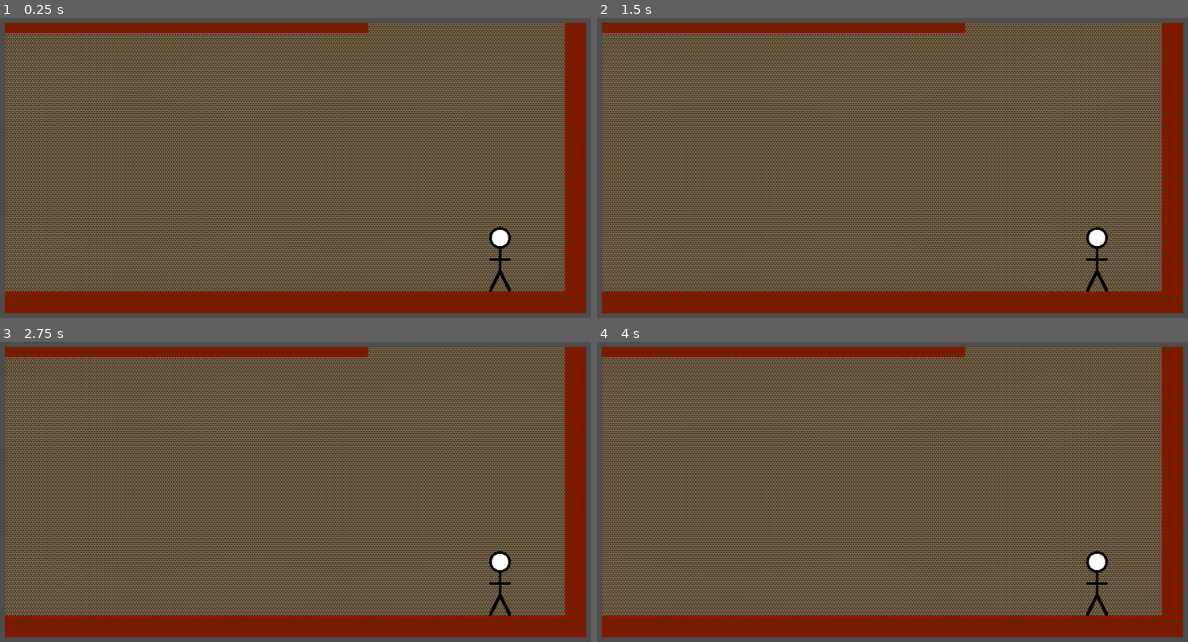
Above: before the commit, frames 1-4 (two rows, left to right).
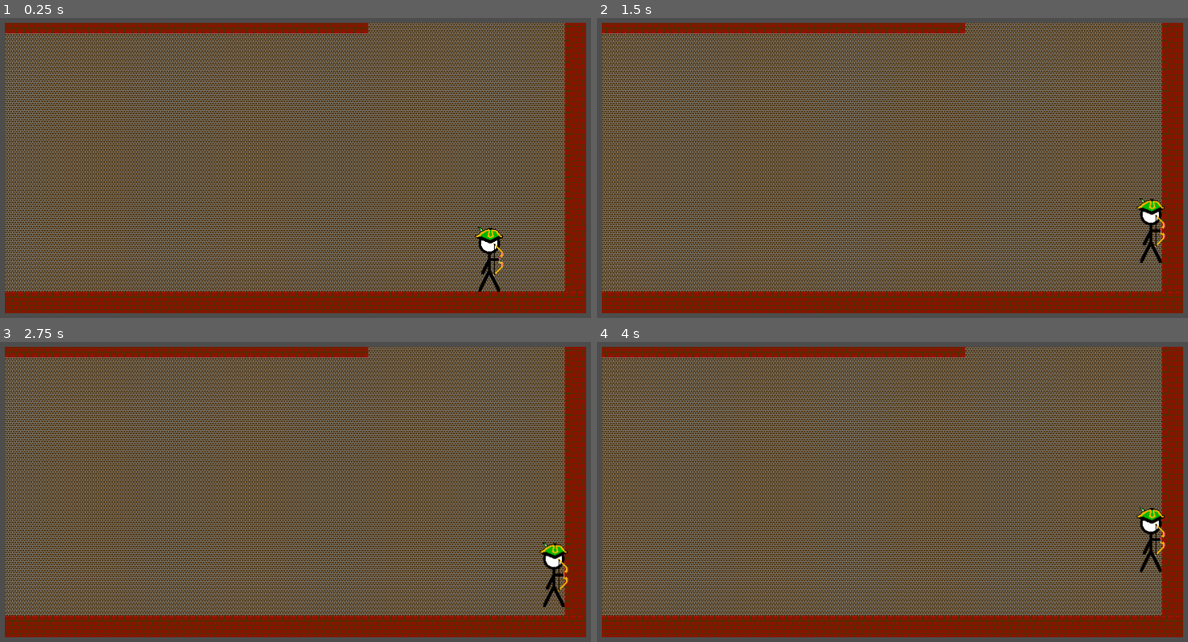
Above: after the commit, the same moments.

Repository: Aelern/AlphaWare
Game: Godot game, scene res://Levels/microgame_manager.tscn
Same seed, same stepped clock (60 frames per second), same inputs: the game is played once before the commit and once after it.
Inputs:
- Up to frame 1 (0.25 s): no input
- Up to frame 2 (1.5 s): tap Enter at 0.5 s; hold Right (right) from 0.53 s (still down); tap Space (action) at 0.6, 1.35 s; tap Up (up) at 0.77 s
- Up to frame 3 (2.75 s): tap Up (up) at 1.52 s; release Right (right) at 2.03 s; hold Left (left) from 2.03 s (still down); tap Space (action) at 2.1 s
- Up to frame 4 (4 s): release Left (left) at 2.78 s; hold Right (right) from 2.78 s (still down); tap Space (action) at 2.85, 3.6 s; tap Up (up) at 3.02, 3.77 s

The runs differ from the first frame. In frame 1, 0.7% of the frame differs, in the area x 80-87%, y 69-92%; in frame 2, 0.9%; in frame 3, 0.9%, in the area x 82-97%, y 66-92%; in frame 4, 0.9%.

Commit message:
Started working on bowman animations

Diff:
--- /dev/null
+++ b/Actors/Maple/arrow.tscn
@@ -0,0 +1,91 @@
+[gd_scene load_steps=12 format=3 uid="uid://bwxmkusnxalb3"]
+
+[ext_resource type="Texture2D" uid="uid://bpa7hobae582e" path="res://Assets/arrow.png" id="1_gyjr5"]
+
+[sub_resource type="AtlasTexture" id="AtlasTexture_gyjr5"]
+atlas = ExtResource("1_gyjr5")
+region = Rect2(0, 0, 32, 8)
+
+[sub_resource type="AtlasTexture" id="AtlasTexture_2lsuf"]
+atlas = ExtResource("1_gyjr5")
+region = Rect2(32, 0, 32, 8)
+
+[sub_resource type="AtlasTexture" id="AtlasTexture_4uv0w"]
+atlas = ExtResource("1_gyjr5")
+region = Rect2(64, 0, 32, 8)
+
+[sub_resource type="AtlasTexture" id="AtlasTexture_eonvq"]
+atlas = ExtResource("1_gyjr5")
+region = Rect2(64, 0, 32, 8)
+
+[sub_resource type="AtlasTexture" id="AtlasTexture_cluhe"]
+atlas = ExtResource("1_gyjr5")
+region = Rect2(96, 0, 32, 8)
+
+[sub_resource type="AtlasTexture" id="AtlasTexture_7yljj"]
+atlas = ExtResource("1_gyjr5")
+region = Rect2(0, 8, 32, 8)
+
+[sub_resource type="AtlasTexture" id="AtlasTexture_t62he"]
+atlas = ExtResource("1_gyjr5")
+region = Rect2(32, 8, 32, 8)
+
+[sub_resource type="AtlasTexture" id="AtlasTexture_hnq4i"]
+atlas = ExtResource("1_gyjr5")
+region = Rect2(64, 8, 32, 8)
+
+[sub_resource type="AtlasTexture" id="AtlasTexture_y5lcn"]
+atlas = ExtResource("1_gyjr5")
+region = Rect2(96, 8, 32, 8)
+
+[sub_resource type="SpriteFrames" id="SpriteFrames_a3uk0"]
+animations = [{
+"frames": [{
+"duration": 1.0,
+"texture": SubResource("AtlasTexture_gyjr5")
+}, {
+"duration": 1.0,
+"texture": SubResource("AtlasTexture_2lsuf")
+}, {
+"duration": 1.0,
+"texture": SubResource("AtlasTexture_4uv0w")
+}],
+"loop": false,
+"name": &"appear",
+"speed": 8.0
+}, {
+"frames": [{
+"duration": 1.0,
+"texture": SubResource("AtlasTexture_eonvq")
+}],
+"loop": true,
+"name": &"default",
+"speed": 5.0
+}, {
+"frames": [{
+"duration": 1.0,
+"texture": SubResource("AtlasTexture_cluhe")
+}, {
+"duration": 1.0,
+"texture": SubResource("AtlasTexture_7yljj")
+}, {
+"duration": 1.0,
+"texture": SubResource("AtlasTexture_t62he")
+}, {
+"duration": 1.0,
+"texture": SubResource("AtlasTexture_hnq4i")
+}, {
+"duration": 1.0,
+"texture": SubResource("AtlasTexture_y5lcn")
+}],
+"loop": false,
+"name": &"impact",
+"speed": 8.0
+}]
+
+[node name="Arrow" type="Node2D"]
+
+[node name="AnimatedSprite2D" type="AnimatedSprite2D" parent="."]
+sprite_frames = SubResource("SpriteFrames_a3uk0")
+animation = &"appear"
+autoplay = "appear"
--- a/Actors/Maple/bowman.gd
+++ b/Actors/Maple/bowman.gd
@@ -2,10 +2,11 @@
 extends CharacterBody2D
 
 @export var top_speed = 200
-@export var acceleration = 25
-@export var jump_speed = 400
-@export var gravity = 50
-@export var terminal_velocity = 300
+@export var acceleration = 2000
+@export var deceleration = 5000
+@export var jump_speed = 390
+@export var gravity = 1200
+@export var terminal_velocity = 1200
 
 var own_speed: Vector2
 var facing_right = false
@@ -23,26 +24,38 @@
 			attack_state(delta)
 		States.HITSTUN:
 			hitstun_state(delta)
+	move_and_slide()
 
 func grounded_state(delta: float):
-	print("Ayy I'm walkin' here")
 	if not is_on_floor():
 		player_state = States.AIR
+	var dir = 0
 	if Input.is_action_pressed("left"):
-		own_speed.x = clamp(own_speed.x - acceleration, top_speed * -1, top_speed)
+		dir = dir - 1
 	if Input.is_action_pressed("right"):
-		own_speed.x = clamp(own_speed.x + acceleration, top_speed * -1, top_speed)
+		dir = dir + 1
+	if dir != 0:
+		own_speed.x = clamp(own_speed.x + acceleration * dir * delta, top_speed * -1, top_speed)
+		if dir == 1 and not facing_right:
+			facing_right = true
+		elif dir == -1 and facing_right:
+			facing_right = false
+	else:
+		if own_speed.x > 0:
+			own_speed.x = clamp(own_speed.x - deceleration * delta, 0, top_speed)
+		elif own_speed.x < 0:
+			own_speed.x = clamp(own_speed.x + deceleration * delta, top_speed * -1, 0)
 	if Input.is_action_just_pressed("action"):
 		own_speed.y = jump_speed * -1
 		player_state = States.AIR
 	velocity = own_speed
 
 func air_state(delta: float):
-	print("Yoooooooooooooop")
-	own_speed.y = clamp(own_speed.y + gravity, jump_speed * -2, terminal_velocity)
+	own_speed.y = clamp(own_speed.y + (gravity * delta), jump_speed * -2, terminal_velocity)
 	if is_on_floor():
 		player_state = States.GROUND
 		own_speed.y = 0
+	velocity = own_speed
 
 func attack_state(delta: float):
 	print("Watch out, I'm shooting at you")
--- a/Actors/Maple/bowman.tscn
+++ b/Actors/Maple/bowman.tscn
@@ -1,8 +1,8 @@
-[gd_scene load_steps=7 format=3 uid="uid://dtwt4cieh17sy"]
+[gd_scene load_steps=18 format=3 uid="uid://dtwt4cieh17sy"]
 
 [ext_resource type="Script" uid="uid://rx8hkw6n4ayy" path="res://Actors/Maple/bowman.gd" id="1_bly47"]
-[ext_resource type="Texture2D" uid="uid://c4jcrica41wew" path="res://Assets/stick_figure.png" id="2_clwwb"]
 [ext_resource type="Script" uid="uid://ccd00snf85m7l" path="res://Components/hurtbox_component.gd" id="3_nahg4"]
+[ext_resource type="Texture2D" uid="uid://dax7c50hvf0u1" path="res://Assets/bowman.png" id="4_e6by0"]
 [ext_resource type="Script" uid="uid://dxm87v2vccskn" path="res://Components/spawner_component.gd" id="4_nahg4"]
 
 [sub_resource type="RectangleShape2D" id="RectangleShape2D_nahg4"]
@@ -12,11 +12,104 @@
 radius = 16.0
 height = 96.0
 
+[sub_resource type="AtlasTexture" id="AtlasTexture_i2f5h"]
+atlas = ExtResource("4_e6by0")
+region = Rect2(0, 0, 48, 96)
+
+[sub_resource type="AtlasTexture" id="AtlasTexture_ut8t2"]
+atlas = ExtResource("4_e6by0")
+region = Rect2(48, 96, 48, 96)
+
+[sub_resource type="AtlasTexture" id="AtlasTexture_gsf4a"]
+atlas = ExtResource("4_e6by0")
+region = Rect2(96, 96, 48, 96)
+
+[sub_resource type="AtlasTexture" id="AtlasTexture_d7oou"]
+atlas = ExtResource("4_e6by0")
+region = Rect2(144, 96, 48, 96)
+
+[sub_resource type="AtlasTexture" id="AtlasTexture_vquwk"]
+atlas = ExtResource("4_e6by0")
+region = Rect2(0, 192, 48, 96)
+
+[sub_resource type="AtlasTexture" id="AtlasTexture_ivmtg"]
+atlas = ExtResource("4_e6by0")
+region = Rect2(48, 192, 48, 96)
+
+[sub_resource type="AtlasTexture" id="AtlasTexture_u7itl"]
+atlas = ExtResource("4_e6by0")
+region = Rect2(48, 0, 48, 96)
+
+[sub_resource type="AtlasTexture" id="AtlasTexture_ucdae"]
+atlas = ExtResource("4_e6by0")
+region = Rect2(96, 0, 48, 96)
+
+[sub_resource type="AtlasTexture" id="AtlasTexture_oysll"]
+atlas = ExtResource("4_e6by0")
+region = Rect2(144, 0, 48, 96)
+
+[sub_resource type="AtlasTexture" id="AtlasTexture_bk3y4"]
+atlas = ExtResource("4_e6by0")
+region = Rect2(0, 0, 48, 96)
+
+[sub_resource type="SpriteFrames" id="SpriteFrames_s5hh6"]
+animations = [{
+"frames": [{
+"duration": 1.0,
+"texture": SubResource("AtlasTexture_i2f5h")
+}],
+"loop": true,
+"name": &"default",
+"speed": 8.0
+}, {
+"frames": [{
+"duration": 1.0,
+"texture": SubResource("AtlasTexture_ut8t2")
+}],
+"loop": true,
+"name": &"jump",
+"speed": 8.0
+}, {
+"frames": [{
+"duration": 1.0,
+"texture": SubResource("AtlasTexture_gsf4a")
+}, {
+"duration": 1.0,
+"texture": SubResource("AtlasTexture_d7oou")
+}, {
+"duration": 1.0,
+"texture": SubResource("AtlasTexture_vquwk")
+}, {
+"duration": 1.0,
+"texture": SubResource("AtlasTexture_vquwk")
+}, {
+"duration": 1.0,
+"texture": SubResource("AtlasTexture_ivmtg")
+}],
+"loop": true,
+"name": &"shoot",
+"speed": 8.0
+}, {
+"frames": [{
+"duration": 1.0,
+"texture": SubResource("AtlasTexture_u7itl")
+}, {
+"duration": 1.0,
+"texture": SubResource("AtlasTexture_ucdae")
+}, {
+"duration": 1.0,
+"texture": SubResource("AtlasTexture_oysll")
+}, {
+"duration": 1.0,
+"texture": SubResource("AtlasTexture_bk3y4")
+}],
+"loop": true,
+"name": &"walk",
+"speed": 8.0
+}]
+
 [node name="Bowman" type="CharacterBody2D"]
 script = ExtResource("1_bly47")
-
-[node name="Sprite2D" type="Sprite2D" parent="."]
-texture = ExtResource("2_clwwb")
 
 [node name="CollisionShape2D" type="CollisionShape2D" parent="."]
 position = Vector2(0, 32)
@@ -34,3 +127,11 @@
 position = Vector2(-24, 0)
 script = ExtResource("4_nahg4")
 metadata/_custom_type_script = "uid://dxm87v2vccskn"
+
+[node name="AnimatedSprite2D" type="AnimatedSprite2D" parent="."]
+sprite_frames = SubResource("SpriteFrames_s5hh6")
+animation = &"shoot"
+autoplay = "default"
+frame_progress = 0.365582
+
+[node name="AnimationPlayer" type="AnimationPlayer" parent="."]
--- a/Levels/maple.tscn
+++ b/Levels/maple.tscn
@@ -51,4 +51,4 @@
 tile_set = SubResource("TileSet_vwf3m")
 
 [node name="Bowman" parent="SubViewportContainer/SubViewport" instance=ExtResource("4_104fx")]
-position = Vector2(736, 352)
+position = Vector2(720, 352)
Binary file changed: Assets/arrow.png
Binary file added: Assets/bowman.png
Not shown, added: Assets/bowman.png.import
